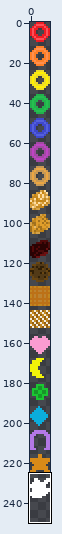
Sprite sheet -- Projectiles/CerealProjectile.png. The first picture is a wide view before the edit; the outline marks the close-up.
Close-up. First the earlier version:
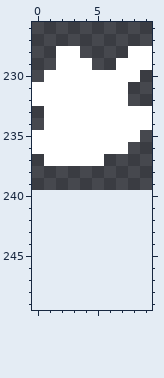
The file is 12x240 pixels. Colours within 5 levels of each other are drawn and written as one. Shown: x 0..9, y 226..249. The old version is drawn lined up with the new one, on the new canvas.
New version:
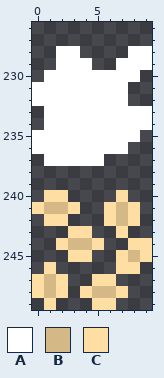
Palette (. is transparent): A #ffffff  B #d4b885  C #ffdea3
Log entry: Add rice krispies to the cereal projctiles
The exact change:
canvas 12x240 -> 10x250 (the part of the old canvas that was cut away was empty and is not shown)
y 240: x 1..2 .. -> CC; x 7 . -> C
y 241: x 0..3 .... -> CBBC; x 6..8 ... -> CBC
y 242: x 1..2 .. -> CC; x 6..8 ... -> CBC
y 243: x 3..4 .. -> CC; x 7 . -> C
y 244: x 2..5 .... -> CBBC; x 8..9 .. -> CC
y 245: x 3..4 .. -> CC; x 7..9 ... -> CBC
y 246: x 1 . -> C; x 7..8 .. -> CC
y 247: x 0..2 ... -> CBC; x 5..6 .. -> CC
y 248: x 0..2 ... -> CBC; x 4..7 .... -> CBBC
y 249: x 1 . -> C; x 5..6 .. -> CC
Boxes around the changes in both close-ups, in picture pixels (x1, y1, x2, y2):
added: (32, 190, 152, 310)
